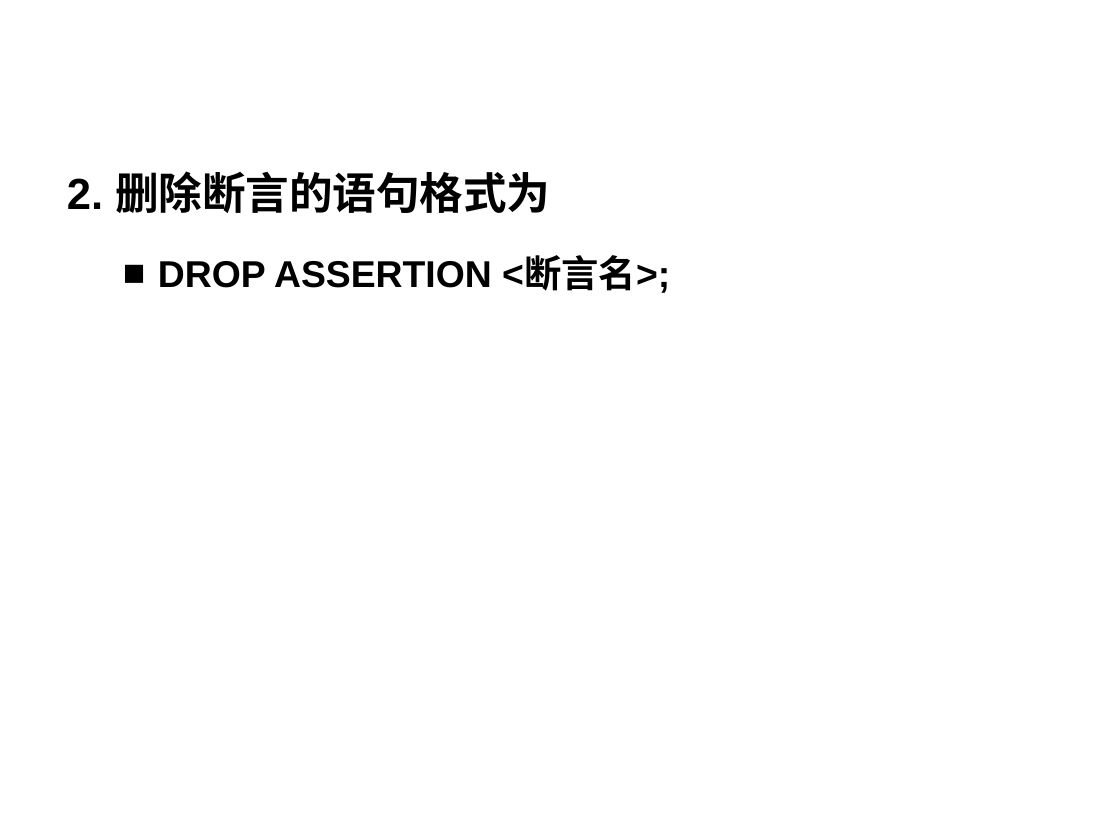
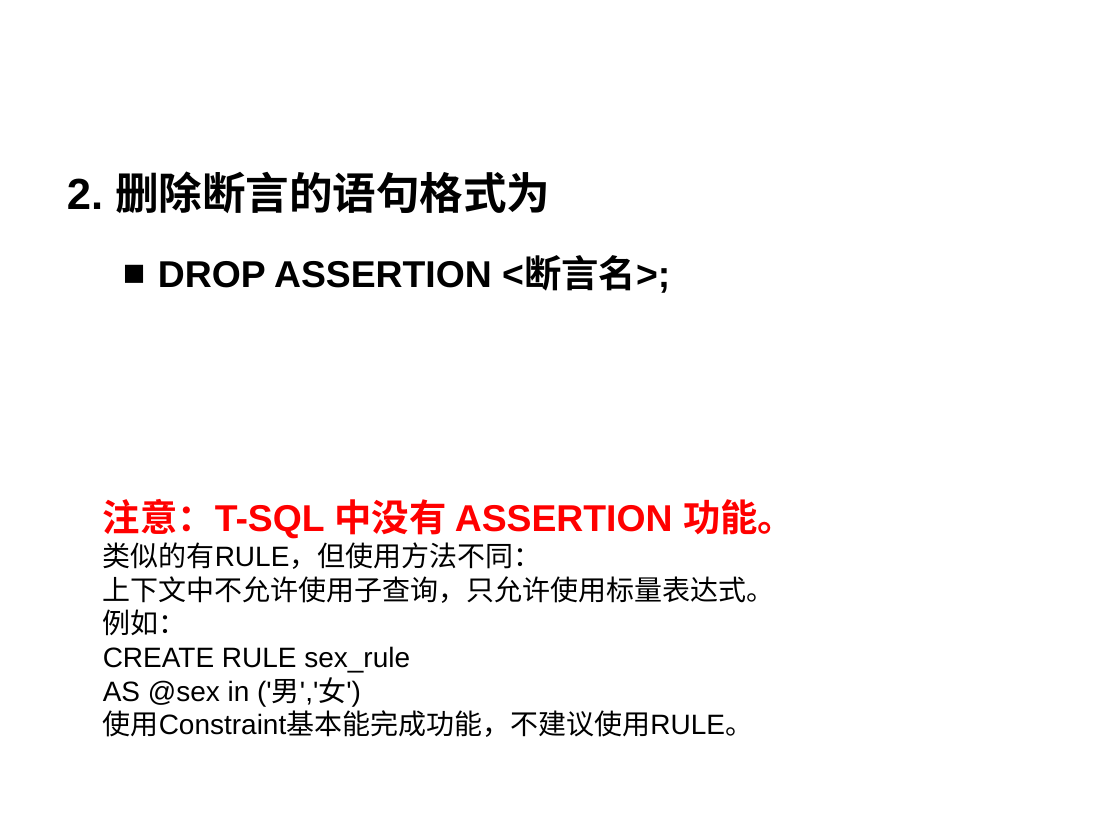
Before and after one commit to HBU/DataBase, a slide deck: slide 41 of PPT/DB第05章2016.4.11.ppt. Drawn at 1120x840 pixels with LibreOffice and Linux fonts; fonts in the diff are those of the drawing; background and template pictures are left out. Boxes give left, top, right and bottom in pixels: in the first picture for what was removed or moved away, otherwise in the second. Text is boxed around its words. In the diff, an @@ line names an element or a change of style, - is before the commit and + after.

```diff
--- a/PPT/DB第05章2016.4.11.ppt
+++ b/PPT/DB第05章2016.4.11.ppt
@@ text added at box(103, 499, 795, 737), 18 pt, text #000000 @@
+注意：T-SQL 中没有 ASSERTION 功能。
+类似的有RULE，但使用方法不同：
+上下文中不允许使用子查询，只允许使用标量表达式。
+例如：
+CREATE RULE sex_rule
+AS @sex in ('男','女')
+使用Constraint基本能完成功能，不建议使用RULE。
```
Also in this commit, not shown: 2 other slides changed, 5 other files.
